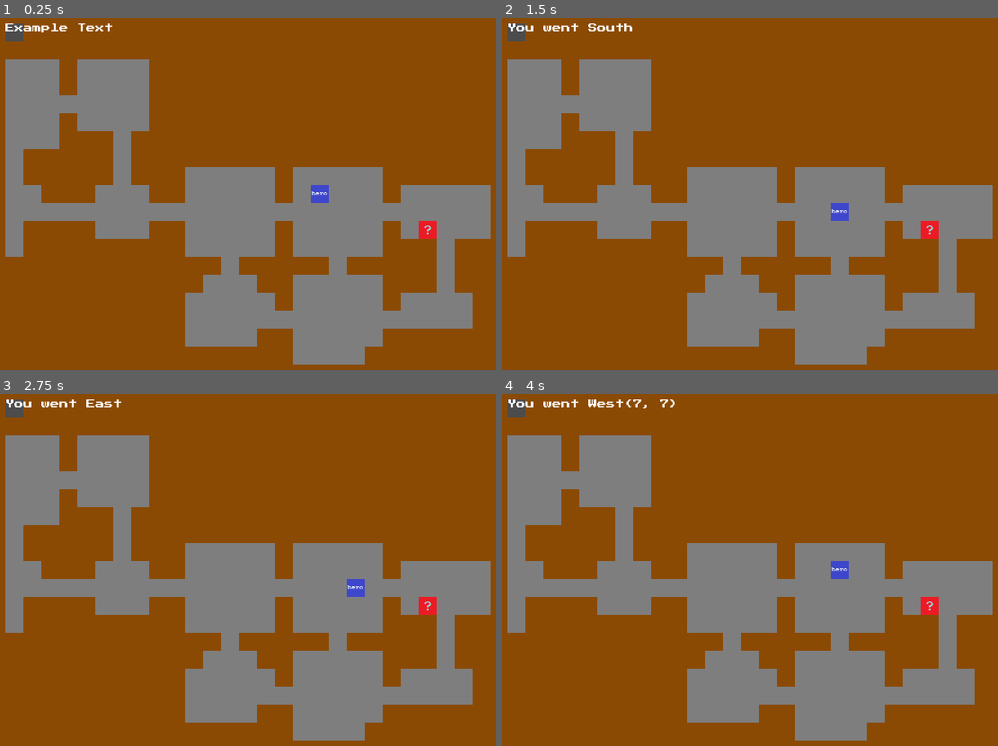
Above: before the commit, frames 1-4 (two rows, left to right).
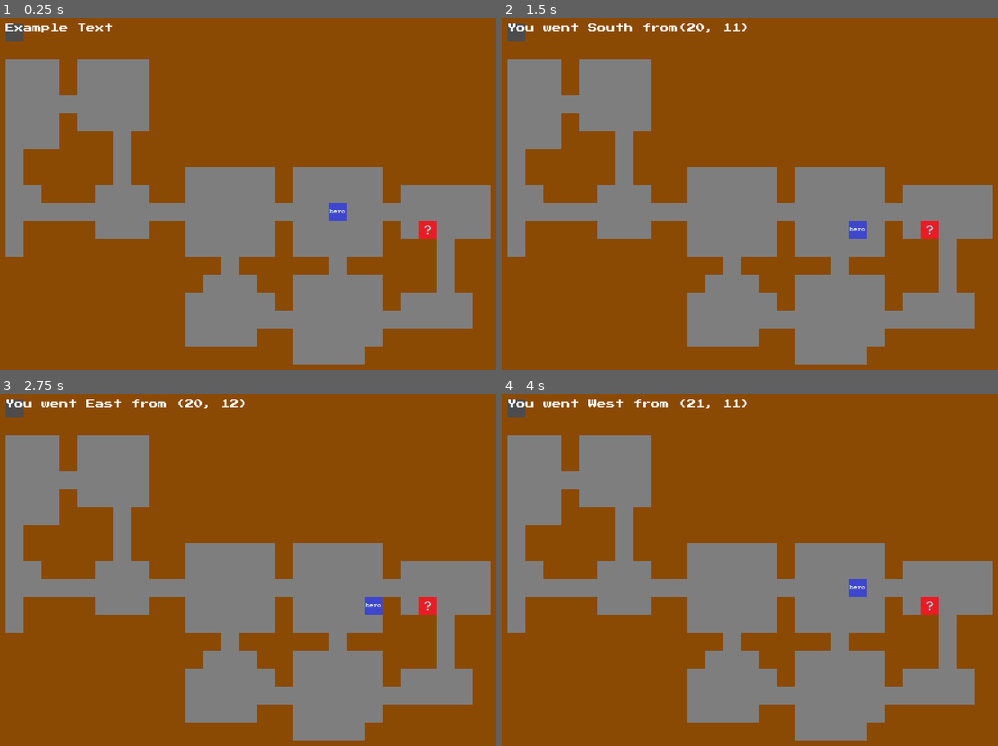
Above: after the commit, the same moments.

Repository: PiotrDawidziuk/Roguelike_Demo_Version_0_1
Game: Godot game, scene res://Scenes/Game.tscn
Two runs of this game, one before a commit and one after it. Both use one fixed random seed, a clock stepped at 60 frames per second and the inputs below.
Inputs:
- Up to frame 1 (0.25 s): no input
- Up to frame 2 (1.5 s): tap Enter at 0.5 s; hold Right (ui_right) 0.53-1.28 s; tap Space at 1.25 s; hold Down (ui_down) from 1.28 s (still down)
- Up to frame 3 (2.75 s): tap Enter at 2 s; release Down (ui_down) at 2.03 s; hold Right (ui_right) from 2.03 s (still down)
- Up to frame 4 (4 s): tap Space at 2.75 s; release Right (ui_right) at 2.78 s; hold Up (ui_up) 2.78-3.53 s; tap Enter at 3.5 s; hold Left (ui_left) from 3.53 s (still down)

The runs differ from the first frame. In frame 1, 0.4% of the frame differs, in the area x 62-70%, y 47-58%; in frame 2, 0.6%; in frame 3, 0.6%; in frame 4, 0.6%, in the area x 25-74%, y 1-58%.

Commit message:
Player can find secret

Diff:
--- a/Scenes/Game.gd
+++ b/Scenes/Game.gd
@@ -10,6 +10,7 @@
 onready var test_label = $Label
 var cell_table = []
 var cell_dict = {}
+var secret = Secret.instance()
 
 var borders = Rect2(1,1, 38, 21)
 
@@ -27,7 +28,7 @@
 	var map = walker.walk(WALKERS_STEPS)
 	add_child(player)
 	var initial_position = map.front()*32
-	player.position = Vector2(initial_position.x -16, initial_position.y - 16)
+	player.position = initial_position
 	walker.queue_free()
 	for location in map:
 		tileMap.set_cellv(location, 0)
@@ -35,9 +36,9 @@
 		new_cell.position = location
 		new_cell.tile_type = 0
 		cell_table.append(new_cell)
-		cell_dict[position] = new_cell
+		cell_dict[new_cell.position] = new_cell
 
-	var secret = Secret.instance()
+
 	add_child(secret)
 	secret.position = cell_table[30].position*32
 
@@ -53,15 +54,28 @@
 
 func _input(event):
 	if event.is_action_pressed("ui_left"):
-		var test_text_1 = String(cell_dict[position].position)
-		test_label.text = "You went West" + test_text_1
-		player.position = Vector2(player.position.x -32, player.position.y)
+		if cell_dict.has(Vector2((player.position.x / 32) -1, player.position.y / 32)):
+			var test_text_1 = String(cell_dict[Vector2(player.position.x / 32, player.position.y / 32)].position)
+			test_label.text = "You went West from " + test_text_1
+			player.position = Vector2(player.position.x -32, player.position.y)
 	if event.is_action_pressed("ui_right"):
-		test_label.text = "You went East"
-		player.position = Vector2(player.position.x +32, player.position.y)
+		if cell_dict.has(Vector2((player.position.x / 32) +1, player.position.y / 32)):
+			var test_text_1 = String(cell_dict[Vector2(player.position.x / 32, player.position.y / 32)].position)
+			test_label.text = "You went East from " + test_text_1
+			player.position = Vector2(player.position.x +32, player.position.y)
 	if event.is_action_pressed("ui_up"):
-		test_label.text = "You went North"
-		player.position = Vector2(player.position.x, player.position.y - 32)
+		if cell_dict.has(Vector2(player.position.x / 32, (player.position.y / 32)-1)):
+			var test_text_1 = String(cell_dict[Vector2(player.position.x / 32, player.position.y / 32)].position)
+			test_label.text = "You went North from " + test_text_1
+			player.position = Vector2(player.position.x, player.position.y - 32)
 	if event.is_action_pressed("ui_down"):
-		test_label.text = "You went South"
-		player.position = Vector2(player.position.x, player.position.y + 32)
+		if cell_dict.has(Vector2(player.position.x / 32, (player.position.y / 32)+1)):
+			var test_text_1 = String(cell_dict[Vector2(player.position.x / 32, player.position.y / 32)].position)
+			test_label.text = "You went South from" + test_text_1
+			player.position = Vector2(player.position.x, player.position.y + 32)
+	meeting(player.position)
+
+func meeting(position):
+	if secret != null && position == secret.position:
+		test_label.text = "You found something!"
+		secret.queue_free()
--- a/Scenes/hero.tscn
+++ b/Scenes/hero.tscn
@@ -8,3 +8,4 @@
 
 [node name="hero_sprite" type="Sprite" parent="."]
 texture = ExtResource( 1 )
+offset = Vector2( 16, 16 )
